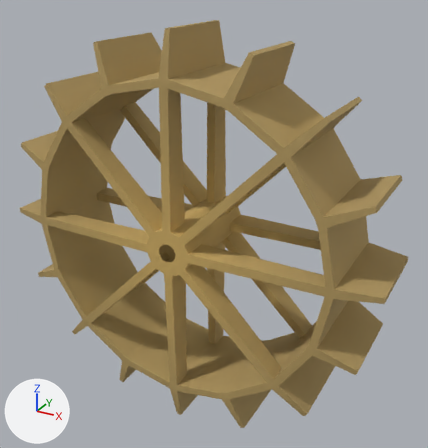
The glTF model dist/assets/models/waterwheel_wheel.glb: old version first, new version second.
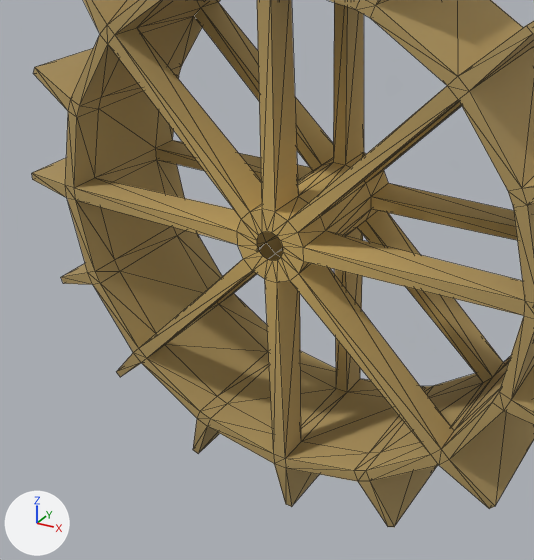
Each version is shown whole from a 50 mm lens placed at (3.57, -4.75, 5.19), pointed at (0.28, 1.25, 2.19), then close up on the part from 0% to 77% of the width and 23% to 100% of the height. Lighting does not change. The marker at lower left points along +X, +Y and +Z. The close-ups show mesh edges as thin lines. Vertices at the same position are counted once.

Before the edit, the objects in view are built like this:
```python
me_cylinder_017 = bpy.data.meshes.new('Cylinder.017')
me_cylinder_017.from_pydata(...)  # 352 vertices, 736 faces; spans x -2.57..2.57, y 0.58..1.97, z -0.57..4.57
me_cylinder_017.materials.append(mat_waterwheel)  # picture img_aquaduct
ob_waterwheel_wheel = bpy.data.objects.new('Waterwheel_wheel', me_cylinder_017)
ob_waterwheel_wheel.location = (0.0, 0.0, 0.0)
```
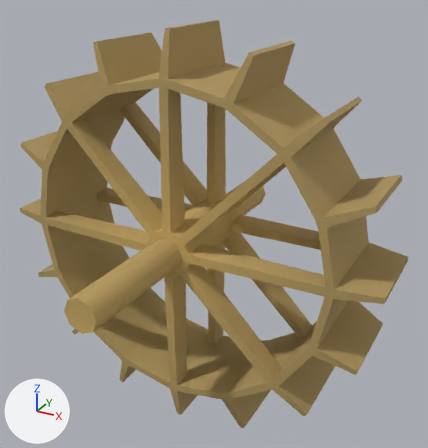
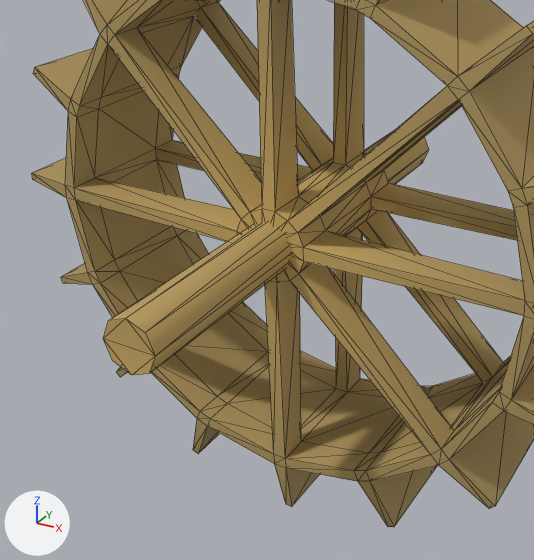
Where the newer file only moved an object's origin or applied its transform, the numbers keep the older frame.

The change in detail:
me_cylinder_017 is used by ob_waterwheel_wheel; location (0.0, 0.0, 0.0).
me_cylinder_017 had 352 vertices, 736 faces and spanned x -2.57..2.57, y 0.58..1.97, z -0.57..4.57.
me_cylinder_017 now has 368 vertices, 764 faces and spans x -2.57..2.57, y -1.0..3.0, z -0.57..4.57.
me_cylinder_017 part 1: a new loose piece, an 8-sided cylinder along y spanning x -0.2..0.2, y -1.0..3.0, z 1.8..2.2, in mat_waterwheel (picture img_aquaduct).

Location of each change, [x1, y1, x2, y2] in pixels of the close-ups (534 x 560 px):
part 1 of me_cylinder_017, added (brown): after [103, 131, 429, 375]
